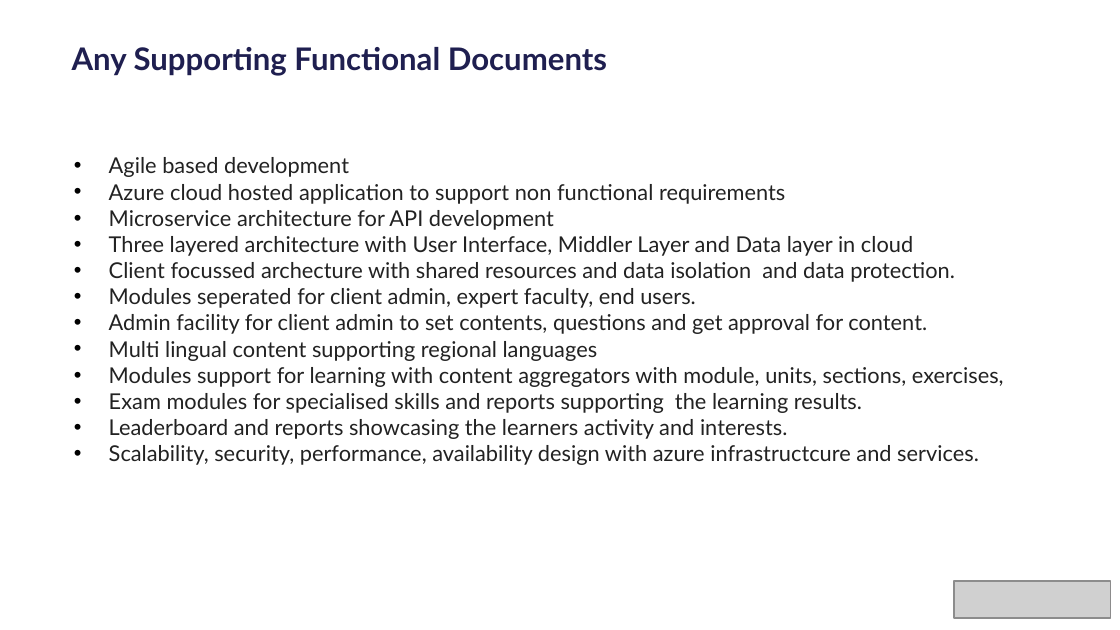
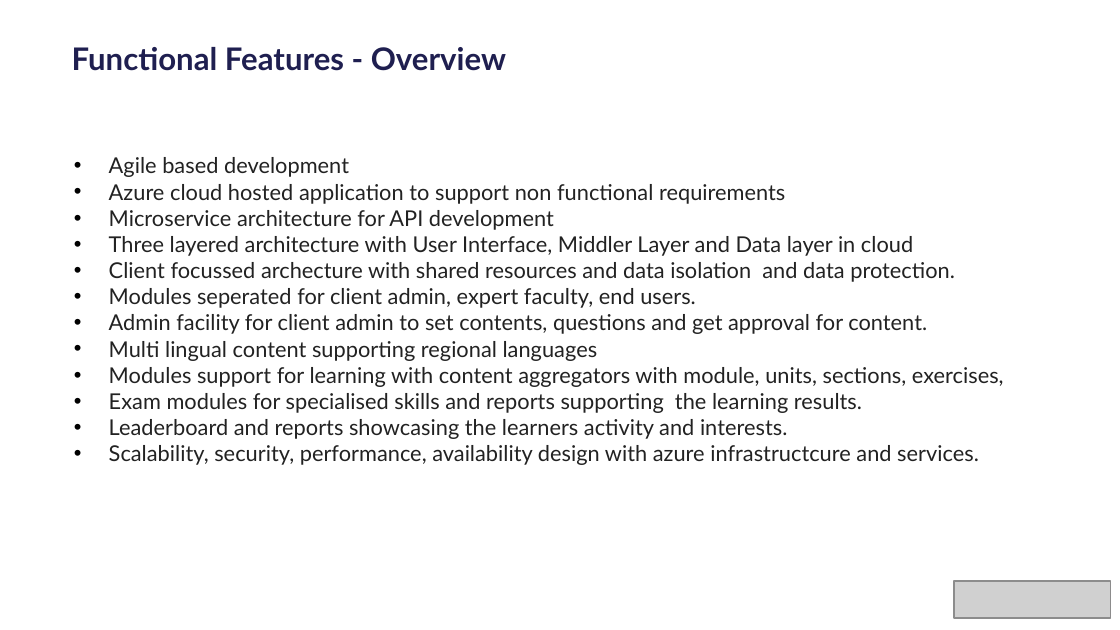
Before and after one commit to rajmanic15/sustainability-hackathon, a slide deck: slide 6 of idea/PLEDGE_TO_PROGRES_Microsoft_Sustainability.pptx. Drawn at 1120x630 pixels with LibreOffice and Linux fonts; fonts in the diff are those of the drawing; grey boxes stand for pictures; background and template pictures are left out. Boxes give left, top, right and bottom in pixels: in the first picture for what was removed or moved away, otherwise in the second. Text is boxed around its words. In the diff, an @@ line names an element or a change of style, - is before the commit and + after.

```diff
--- a/idea/PLEDGE_TO_PROGRES_Microsoft_Sustainability.pptx
+++ b/idea/PLEDGE_TO_PROGRES_Microsoft_Sustainability.pptx
@@ text at [72, 47, 506, 71]: text changed @@
-Any Supporting Functional Documents
+Functional Features - Overview
```
Also in this commit, not shown: 12 other slides changed, 2 slides added.
